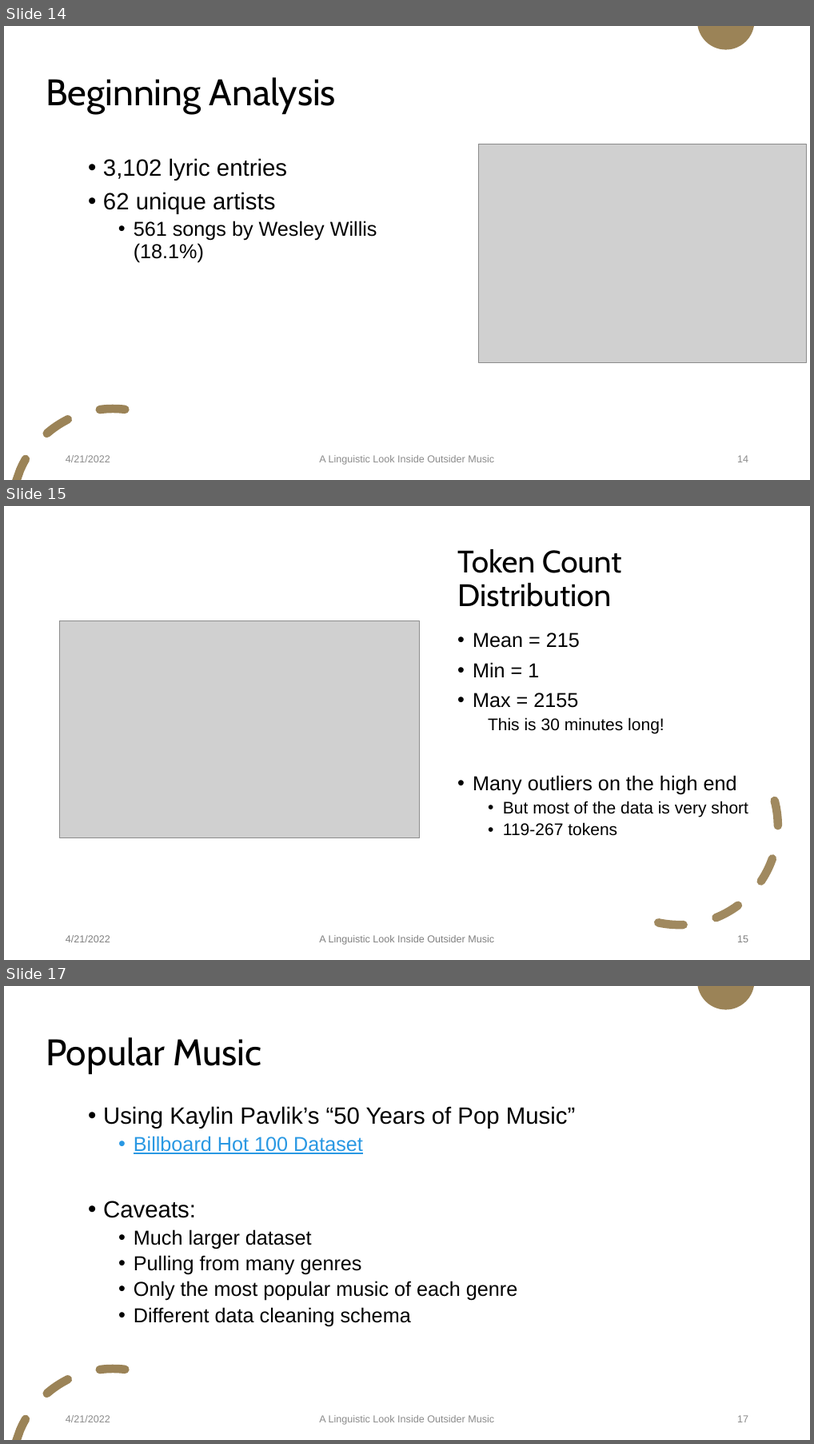
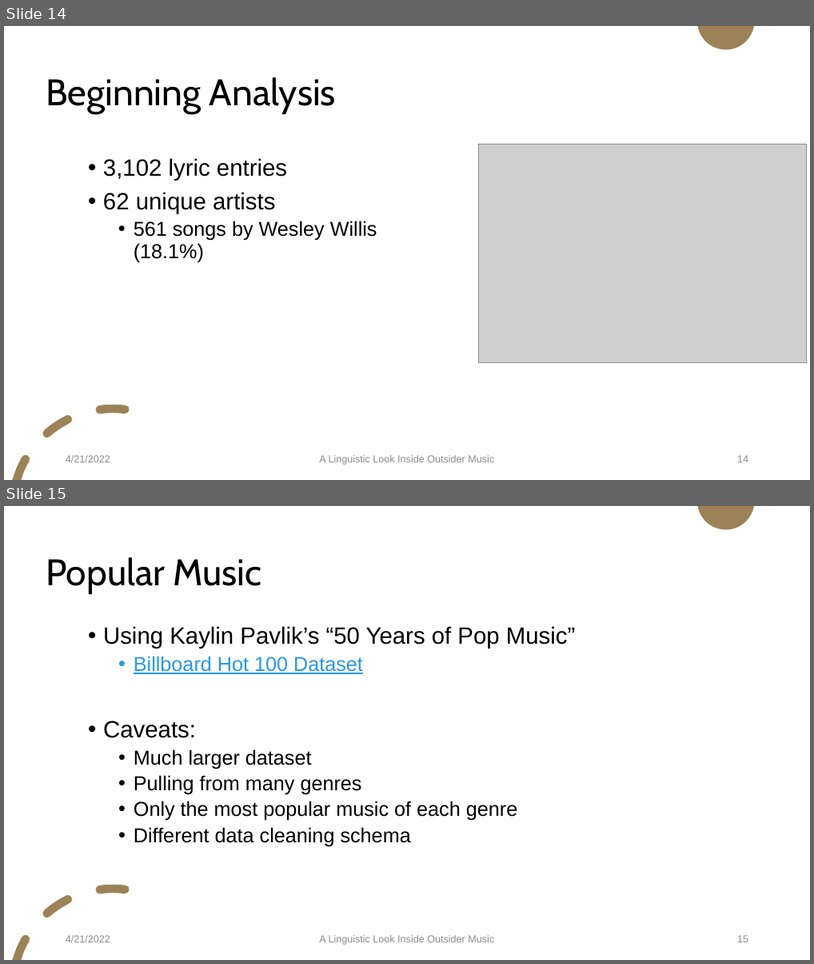
Before and after one commit to Data-Science-for-Linguists-2022/Outsider-Music-Linguistic-Analysis, a slide deck: presentation_4_20_22.pptx. Shown one above the other, each under a label of ours: slides 14, 15 and 17 before the commit, slides 14 and 15 after it; the slides between them are not shown. The pictures are 814x1444 and 814x964 pixels, drawn with LibreOffice and Linux fonts; fonts in the diff are those of the drawing; grey boxes stand for pictures. Boxes give left, top, right and bottom in pixels: in the first picture for what was removed or moved away, otherwise in the second. Text is boxed around its words. In the diff, an @@ line names an element or a change of style, - is before the commit and + after.

```diff
--- a/presentation_4_20_22.pptx
+++ b/presentation_4_20_22.pptx
@@ slide 15 removed at [4, 506, 810, 960], background #FFFFFF; not listed: 2 template elements that a slide beside it also shows @@
@@ rectangle removed at [4, 506, 810, 960] @@
@@ title removed at [458, 549, 622, 607] @@
-Token Count Distribution
@@ picture removed at [60, 621, 420, 837] @@
@@ text removed at [473, 632, 749, 836] @@
-• Mean = 215
-• Min = 1
-• Max = 2155
-  This is 30 minutes long!
-• Many outliers on the high end
-  • But most of the data is very short
-  • 119-267 tokens
@@ arc (boxed as its full ellipse) removed at [559, 705, 800, 946] @@
@@ text removed at [66, 935, 110, 942] @@
-4/21/2022
@@ text removed at [319, 935, 494, 944] @@
-A Linguistic Look Inside Outsider Music
@@ page number removed at [738, 935, 749, 942] @@
-15
@@ what was slide 17 is now slide 15 @@
@@ page number at [738, 935, 749, 942]: text changed @@
-17
+15
```
Also in this commit, not shown: 3 slides changed, 1 slide added, 2 other slides removed.
